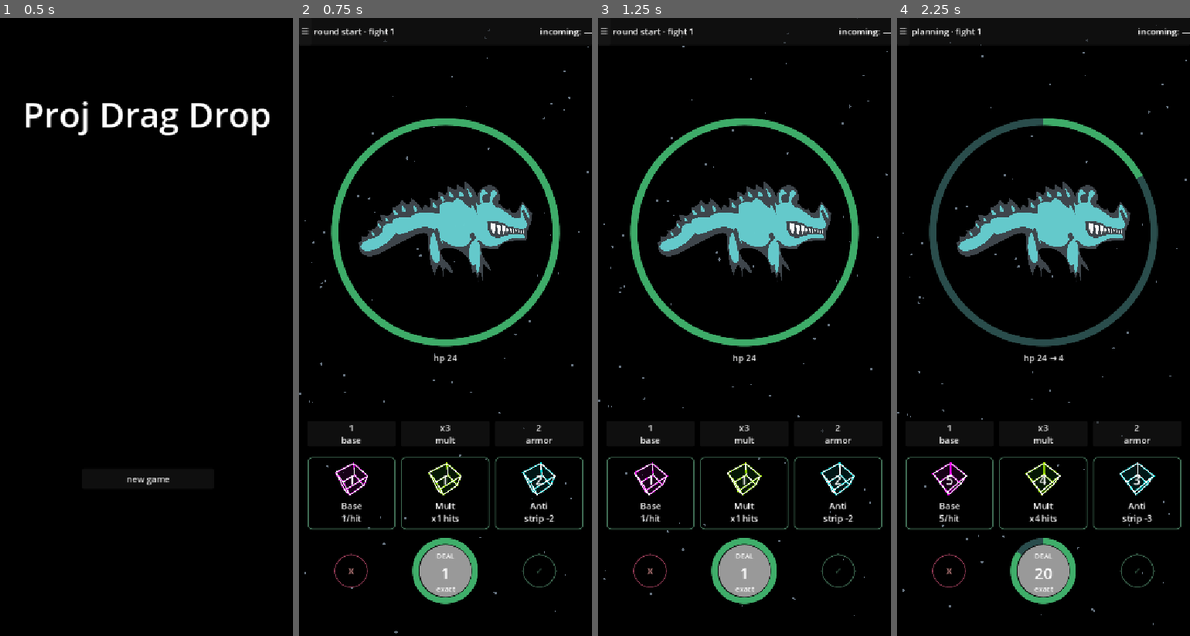
Above: before the commit, frames 1-4 (left to right).
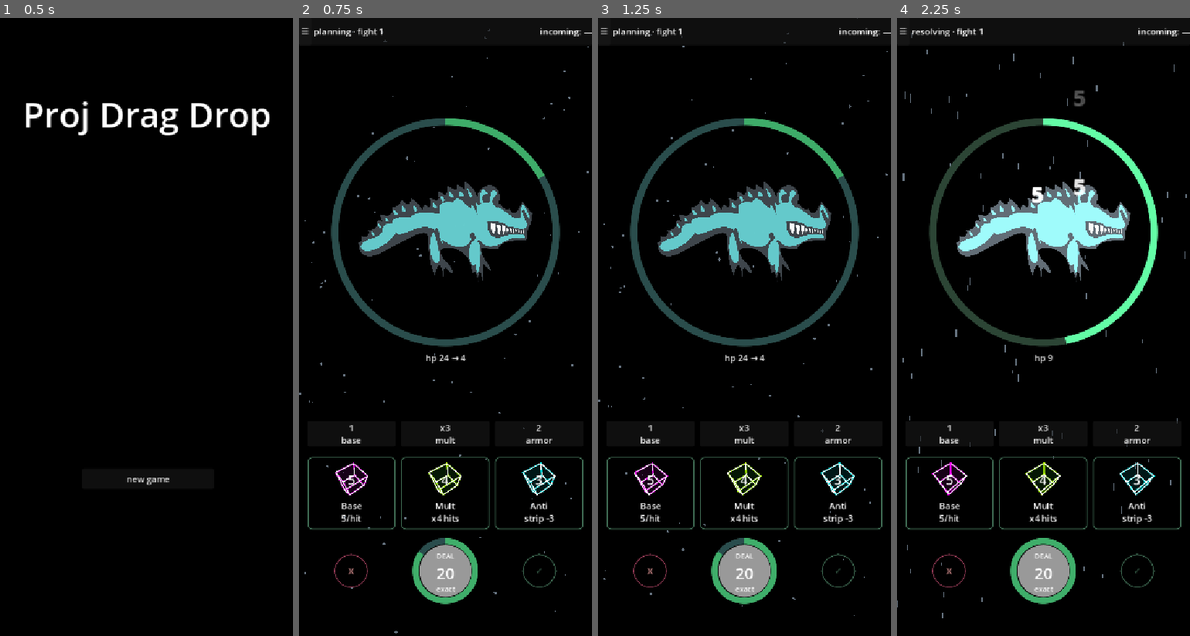
Above: after the commit, the same moments.

Repository: SeeCats/Drag-and-Drop
Game: Godot game, scene res://ui/main_menu/main_menu.tscn
Two runs of this game, one before a commit and one after it. Both use one fixed random seed, a clock stepped at 60 frames per second and the inputs below.
Inputs:
- Up to frame 1 (0.5 s): no input
- Up to frame 2 (0.75 s): click "new game" at 0.5 s
- Up to frame 3 (1.25 s): no input
- Up to frame 4 (2.25 s): click "✓" at 1.25 s; click "☰" at 2 s

Frame 1 is identical in both runs. In frame 2, 2.9% of the frame differs, in the area x 5-90%, y 1-91%; in frame 3, 3.0%; in frame 4, 6.7%, in the area x 0-99%, y 1-99%.

Commit message:
swap animation added

Diff:
--- a/Globals/combat_state.gd
+++ b/Globals/combat_state.gd
@@ -20,6 +20,9 @@
 # Resolved outcome for the in-progress turn (from compute_outcome): {player:{...}, monster:{...}}.
 var _outcome : Dictionary = {}
 
+# Pause on entering each state — the FSM's pacing tempo (per-hit pacing is attack_stagger).
+var beat : float = 0.1
+
 var current_state : State = State.INITIAL:
 	set(new_state):
 		if new_state == current_state:
@@ -32,26 +35,18 @@
 		_enter_state(new_state)
 		state_entered.emit(new_state)
 
-func _ready() -> void:
-	# AD HOC: the FSM is now kicked by combat_ui.gd each time combat loads (see
-	# start()), so it restarts correctly after a loss instead of staying stuck.
-	# TODO: proper scene-start / run-reset flow.
-	pass
-
-
 # --- Public API ---
 
 func transition_to(new_state: State) -> void:
-	# Optional: add validation, logging, delays
 	current_state = new_state
 
-# Called by UI when player clicks "end turn"
+# Called by the controller when the player commits their turn.
 func end_player_turn() -> void:
 	if current_state == State.PLAYER_PLANNING:
 		transition_to(State.TURN_RESOLVING)
 
-# AD HOC: called by combat_ui.gd whenever the combat scene loads. Resets the
-# persisted autoload FSM (e.g. stuck in LOSE after a defeat) and starts a fresh
+# AD HOC: called by combat_rework.gd on combat load AND per gauntlet fight. Resets
+# the persisted autoload FSM (e.g. stuck in LOSE after a defeat) and starts a fresh
 # round. TODO: replace with a thorough scene-start / run-reset flow.
 func start() -> void:
 	current_state = State.INITIAL   # force-exit whatever we were stuck in
@@ -90,7 +85,7 @@
 func _on_round_start() -> void:
 	# Iterate every node in the "round_participants" group in priority order
 	# and call round_start() on each. Lower priority runs first.
-	await get_tree().create_timer(1).timeout
+	await get_tree().create_timer(beat).timeout
 	var participants = get_tree().get_nodes_in_group("round_participants")
 	participants.sort_custom(func(a, b): return a.round_start_priority < b.round_start_priority)
 	for p in participants:
@@ -103,13 +98,13 @@
 	# Resolve the whole turn once, pure: anti is folded into compute_outcome (no more
 	# mutating anti_operator). Player roll = controller's committed current_roll_list;
 	# monster roll = its current pattern, written into current_monster_roll_list at round start.
-	await get_tree().create_timer(1).timeout
+	await get_tree().create_timer(beat).timeout
 	_outcome = CurrentRoll.compute_outcome(CurrentRoll.current_roll_list, CurrentRoll.current_monster_roll_list)
 	_advance(State.PLAYER_ATTACK)
 
 
 func _on_player_attack() -> void:
-	await get_tree().create_timer(1).timeout
+	await get_tree().create_timer(beat).timeout
 	CurrentRoll.player_damage = _outcome.player.per_hit      # published for the damage-number zone
 	CurrentRoll.player_blocked = _outcome.player.blocked
 	await _apply_attack(Combatants.monster, _outcome.player, GlobalSignal.player_attacked, GlobalSignal.player_missed)
@@ -117,7 +112,7 @@
 
 
 func _on_monster_attack() -> void:
-	await get_tree().create_timer(1).timeout
+	await get_tree().create_timer(beat).timeout
 	CurrentRoll.monster_damage = _outcome.monster.per_hit    # published for the damage-number zone
 	CurrentRoll.monster_blocked = _outcome.monster.blocked
 	await _apply_attack(Combatants.player, _outcome.monster, GlobalSignal.monster_attacked, GlobalSignal.monster_missed)
@@ -159,13 +154,11 @@
 		await get_tree().create_timer(CurrentRoll.attack_stagger).timeout
 
 
-func _on_win() ->void:
-	# Terminal for now: the rework loop lands here and stops (phase shows "victory").
-	# Gauntlet respawn + run flow (advance Encounter, respawn the monster, restart) is
-	# the next step of #2; the old monster_spawner path crashed in the rework scene.
-	await get_tree().create_timer(1).timeout
+# Minimal beat only — the gauntlet respawn is controller-owned (combat_rework._on_victory,
+# fired deferred off state_changed), so the FSM does no scene work here.
+func _on_win() -> void:
+	await get_tree().create_timer(beat).timeout
 
-func _on_lose() ->void:
-	# Terminal for now: lands here and stops (phase shows "defeat"). Retreat / run-reset
-	# flow is a later step.
-	await get_tree().create_timer(1).timeout
+# Terminal: lands here and stops (phase shows "defeat"). Retreat / run-reset is a later step.
+func _on_lose() -> void:
+	await get_tree().create_timer(beat).timeout
--- a/Globals/current_roll.gd
+++ b/Globals/current_roll.gd
@@ -1,58 +1,24 @@
 extends Rollables
 
-var base : int =1:
-	set(new_value):
-		base = new_value
-		current_roll_list[0] = new_value
+# Shared roll data + the pure resolver. Owners publish here: the controller writes
+# current_roll_list on commit, monster.update_roll writes current_monster_roll_list.
 
-var mult : int=2:
-	set(new_value):
-		mult = new_value
-		current_roll_list[1] = new_value
+# [base, mult, anti, anti_type] — the committed player roll / this round's monster roll.
+var current_roll_list = [1, 2, 3, 0]
+var current_monster_roll_list = [3, 3, 1, 0]
+# Anti floors per factor (base/mult floor at 1, anti strips to 0).
+var current_min_list = [1, 1, 0, 0]
+var current_monster_min_list = [1, 1, 0, 0]
+var next_pattern: Pattern   # upcoming round's pattern (lookahead hook, #11)
 
-var anti : int =3:
-	set(new_value):
-		anti = new_value
-		current_roll_list[2] = new_value
-
-var anti_type : int =0:
-	set(new_value):
-		anti_type = new_value
-		current_roll_list[3] = new_value
-
-var current_roll_list = [base, mult, anti, anti_type]
-var action_index_list : Array[int]
-#base mult anti
-var current_min_list = [1,1,0,0]
-# base, mult, anti, anti_type
-var current_monster_roll_list = [3, 3 , 1, 0]
-var current_monster_min_list = [1, 1, 0, 0]
-var next_pattern: Pattern   # upcoming round's pattern (lookahead)
-
-var player_damage :int
+# Per-hit + block amounts published by the FSM right before each attack, read by the
+# damage-number zone.
+var player_damage : int
 var monster_damage : int
-var player_blocked : int    # base reduction this attack — for the damage-number "Blocked" pop
+var player_blocked : int
 var monster_blocked : int
 
-var initial_roll : Array[int]
-var initial_monster_roll : Array[int]
-
 var attack_stagger : float = 0.3  # delay between each hit/miss pop (read by combat_state._apply_attack)
-
-var is_player_winning : String = "Proj Drag Drop"
-
-
-func _ready() -> void:
-	pass
-
-
-func _exit_tree() -> void:
-	pass
-
-
-func round_end():
-	await get_tree().create_timer(1).timeout
-	CombatState.transition_to(CombatState.State.ROUND_START)
 
 
 # --- Resolver --------------------------------------------------------------
--- a/Globals/encounter.gd
+++ b/Globals/encounter.gd
@@ -1,23 +1,21 @@
 extends Node
 
 # "Next monster" selector (autoload "Encounter"). Run logic sets current_monster_order;
-# the rework spawner reads next_monster (a MonsterResource) and feeds it to a Monster node.
-# Loosely typed on purpose so the legacy PackedScene spawner doesn't fail to compile.
+# the spawner reads next_monster (a MonsterResource) and feeds it to a Monster node.
 
-
-var slime = preload("res://character/monster/slime/slime.tres")
-var ghost = preload("res://character/monster/ghost/ghost.tres")
-var alien = preload("res://character/monster/alien/alien.tres")
-var alligator = preload("res://character/monster/alligator/alligator.tres")
+var slime : MonsterResource = preload("res://character/monster/slime/slime.tres")
+var ghost : MonsterResource = preload("res://character/monster/ghost/ghost.tres")
+var alien : MonsterResource = preload("res://character/monster/alien/alien.tres")
+var alligator : MonsterResource = preload("res://character/monster/alligator/alligator.tres")
 
 var current_monster_order : int
-var monster_list = [
+var monster_list : Array[MonsterResource] = [
 	alligator,
 	ghost,
 	alien,
 	slime,
 ]
 
-var next_monster:
+var next_monster : MonsterResource:
 	get:
 		return monster_list[current_monster_order % monster_list.size()]
--- a/Globals/globalsignal.gd
+++ b/Globals/globalsignal.gd
@@ -1,36 +1,16 @@
 extends Node
 
+# Global signal bus. The four attack/miss signals are emitted per hit/miss by
+# combat_state._apply_attack for juice only (SFX, damage numbers) — damage is
+# applied directly to Hp, never via these.
 
 @warning_ignore("unused_signal")
-signal turn_ended
-@warning_ignore("unused_signal")
-signal turn_started
-@warning_ignore("unused_signal")
-signal round_started
-@warning_ignore("unused_signal")
-signal round_ended
-@warning_ignore("unused_signal")
 signal updated_roll
-@warning_ignore("unused_signal")
-signal rotated
 @warning_ignore("unused_signal")
 signal player_attacked
 @warning_ignore("unused_signal")
 signal monster_attacked
 @warning_ignore("unused_signal")
-signal player_attack_finished
-@warning_ignore("unused_signal")
 signal player_missed
 @warning_ignore("unused_signal")
 signal monster_missed
-@warning_ignore("unused_signal")
-signal monster_atack_finished
-@warning_ignore("unused_signal")
-signal swap_started(dice: Dice)
-
-@warning_ignore("unused_signal")
-signal announced(announcement: String)
-@warning_ignore("unused_signal")
-signal preview_set(text: String)    # hover hypothetical readout
-@warning_ignore("unused_signal")
-signal preview_clear                # revert preview to committed arrangement
--- a/character/character.gd
+++ b/character/character.gd
@@ -1,32 +1,20 @@
 extends Rollables
 class_name Character
 
+# Base combatant: an Hp ref + round_participants membership so the FSM can
+# round_start() it and read its HP through Combatants.
+
 @export var hp : Hp
 @export var round_start_priority : int = 100
-var alive : bool
 
 
-# Called when the node enters the scene tree for the first time.
 func _ready() -> void:
-	CombatState.state_entered.connect(_on_state_entered)
 	add_to_group("round_participants")
-	pass # Replace with function body.
 
 
-# Called every frame. 'delta' is the elapsed time since the previous frame.
-func _process(_delta: float) -> void:
-	pass
+func _exit_tree() -> void:
+	pass  # subclasses super() this before their own cleanup
 
-func _exit_tree() -> void:
-	if CombatState.state_entered.is_connected(_on_state_entered):
-		CombatState.state_entered.disconnect(_on_state_entered)
-
-func _on_state_entered(_state):
-	pass  # subclasses override (e.g., monster handles MONSTER_ATTACK)
 
 func round_start():
-	pass
-
-func die():
-	alive = false
-	pass
+	pass  # subclasses override (e.g., monster advances its pattern)
--- a/character/monster/monster.gd
+++ b/character/monster/monster.gd
@@ -2,17 +2,16 @@
 class_name Monster
 
 @export var monster_name : String = "Slime"
-@export var data : MonsterResource   # when set, overrides the fields below (rework path); null = legacy
+@export var data : MonsterResource   # static authored data; the spawner sets it before add_child
 var current_round : int:
 	set(new_value):
 		current_round = new_value
 		current_pattern = pattern_list[current_round % pattern_list.size()]
 @export var pattern_list : Array[Pattern]
 var current_pattern : Pattern
-@onready var current_roll = get_node_or_null("VBar/CurrentRoll")   # legacy roll display; absent in the lean rework Monster
 
 
-
+# Registers with Combatants, loads the resource data, and publishes round 1's roll.
 func _ready() -> void:
 	super()
 	Combatants.monster = self
@@ -20,18 +19,6 @@
 	hp.label.set("monster_name", monster_name)   # name shows on this monster's HP bar only
 	current_pattern = pattern_list[current_round]
 	update_roll()
-	if current_roll:
-		current_roll.update_text()
-	# Legacy self-applies damage + announces via these signals; the rework monster (data
-	# set) lets the FSM resolve and apply to Combatants HP, so the lean one skips them
-	# (otherwise it'd double-apply with _apply_attack).
-	if not data:
-		GlobalSignal.player_attacked.connect(monster_hit)
-		GlobalSignal.monster_atack_finished.connect(_announce_attack)
-
-# Called every frame. 'delta' is the elapsed time since the previous frame.
-func _process(_delta: float) -> void:
-	pass
 
 
 # Clears the registry ref on free, guarded so a respawn's new monster isn't clobbered.
@@ -41,8 +28,8 @@
 		Combatants.monster = null
 
 
-# Pulls static fields from the MonsterResource when one is assigned (rework path).
-# Legacy scenes leave `data` null and keep their baked @export fields.
+# Pulls static fields from the MonsterResource when one is assigned; null keeps the
+# @export defaults (e.g. a Monster.tscn instanced raw in the editor).
 func _load_data() -> void:
 	if not data:
 		return
@@ -52,11 +39,14 @@
 		hp.max_hp = data.max_hp
 		hp.current_hp = data.max_hp
 
+
 func round_start():
 	super()
 	update_roll()          # round uses the current pattern...
 	current_round += 1     # ...then advance for next round
 
+
+# Publishes this round's roll + the lookahead pattern, then pings the UI.
 func update_roll():
 	CurrentRoll.current_monster_roll_list[RollIndex.BASE] = current_pattern.base
 	CurrentRoll.current_monster_roll_list[RollIndex.MULT] = current_pattern.mult
@@ -64,32 +54,3 @@
 	CurrentRoll.current_monster_roll_list[RollIndex.ANTI_TYPE] = current_pattern.anti_type
 	CurrentRoll.next_pattern = pattern_list[(current_round + 1) % pattern_list.size()]
 	GlobalSignal.updated_roll.emit()
-
-func monster_hit():
-	print("monster_hit: dmg=", CurrentRoll.player_damage, " hp_before=", hp.current_hp)
-	hp.current_hp -= CurrentRoll.player_damage
-	print("  hp_after=", hp.current_hp)
-
-
-
-
-func _announce_attack():
-	print("INITIAL  player: ", CurrentRoll.initial_roll, "  monster: ", CurrentRoll.initial_monster_roll)
-	print("CURRENT  player: ", CurrentRoll.current_roll_list, "  monster: ", CurrentRoll.current_monster_roll_list)
-	print("announce: base=", CurrentRoll.current_monster_roll_list[RollIndex.BASE], " mult=", CurrentRoll.current_monster_roll_list[RollIndex.MULT])
-
-	var base_string = get_reduced_roll(RollIndex.BASE)
-	var mult_string = get_reduced_roll(RollIndex.MULT)
-	var announcement = "%s took %s x %s damage" % [monster_name, base_string, mult_string]
-	print(announcement)
-	GlobalSignal.announced.emit(announcement)
-
-
-func get_reduced_roll(index:Constants.RollIndex):
-	var reduced_roll : String = ""
-	if CurrentRoll.current_roll_list[index] == CurrentRoll.initial_roll[index]:
-		reduced_roll = str(CurrentRoll.current_roll_list[index])
-	else:
-		var reduced_ammount = CurrentRoll.initial_roll[index] - CurrentRoll.current_roll_list[index]
-		reduced_roll = "(%d - %d)" % [CurrentRoll.initial_roll[index], reduced_ammount]
-	return reduced_roll
--- a/character/monster/slime/slime.tres
+++ b/character/monster/slime/slime.tres
@@ -2,17 +2,14 @@
 
 [ext_resource type="Script" uid="uid://k3dthoavmsp4" path="res://character/monster/monster_resource/monster_resource.gd" id="1_mres"]
 [ext_resource type="Script" uid="uid://c8kxp3x8jkr5q" path="res://character/monster/pattern/pattern.gd" id="2_ptn"]
+[ext_resource type="Resource" uid="uid://dxf61klyp1cp" path="res://character/monster/slime/slime_pattern1.tres" id="3_p1"]
 [ext_resource type="Resource" uid="uid://k8e2s6vd017f" path="res://character/monster/slime/slime_patternb.tres" id="4_pb"]
 [ext_resource type="Resource" uid="uid://csklla27ja7el" path="res://character/monster/slime/slime_pattern2.tres" id="5_p2"]
 [ext_resource type="Resource" uid="uid://ccvql6ovo0s7j" path="res://character/monster/slime/slime_pattern3.tres" id="6_p3"]
 [ext_resource type="Texture2D" uid="uid://bkesy1modryic" path="res://assets/icon/edurs34-minecraft-8036149.png" id="7_brq6d"]
 [ext_resource type="Resource" uid="uid://diw3oeyqf4hoq" path="res://character/monster/slime/slime_pattern4.tres" id="7_p4"]
 
-[sub_resource type="Resource" id="Resource_auq4g"]
-script = ExtResource("2_ptn")
-metadata/_custom_type_script = "uid://c8kxp3x8jkr5q"
-
 [resource]
 script = ExtResource("1_mres")
 texture = ExtResource("7_brq6d")
-pattern_list = Array[ExtResource("2_ptn")]([SubResource("Resource_auq4g"), ExtResource("4_pb"), ExtResource("5_p2"), ExtResource("6_p3"), ExtResource("7_p4")])
+pattern_list = Array[ExtResource("2_ptn")]([ExtResource("3_p1"), ExtResource("4_pb"), ExtResource("5_p2"), ExtResource("6_p3"), ExtResource("7_p4")])
--- a/character/monster/slime/slime_pattern1.tres
+++ b/character/monster/slime/slime_pattern1.tres
@@ -4,6 +4,6 @@
 
 [resource]
 script = ExtResource("1_yb8i4")
-base = 5
+base = 4
 mult = 3
 metadata/_custom_type_script = "uid://c8kxp3x8jkr5q"
--- a/combat/combat_rework.gd
+++ b/combat/combat_rework.gd
@@ -272,10 +272,10 @@
 	bg.add_child(Starfield.new())
 
 
-# On WIN: after a beat, advance the gauntlet and start the next fight (player + HP persist).
+# On WIN: advance the gauntlet and start the next fight (player + HP persist). Already
+# deferred out of the FSM transition by the call_deferred, so no extra wait needed.
 # Last monster cleared → stay on the victory screen (run-complete flow is a later step).
 func _on_victory() -> void:
-	await get_tree().create_timer(1.0).timeout
 	if Encounter.current_monster_order >= Encounter.monster_list.size() - 1:
 		RunLog.end_run("cleared")   # last monster down — run logged
 		return
--- a/combat/damage_number/damage_number_rich_text_label.tscn
+++ b/combat/damage_number/damage_number_rich_text_label.tscn
@@ -1,10 +1,6 @@
 [gd_scene format=3 uid="uid://csqkckvs7iwb7"]
 
 [ext_resource type="Script" uid="uid://fml4d6bbqqsk" path="res://combat/damage_number/damage_number_label.gd" id="1_b6nsf"]
-[ext_resource type="Script" uid="uid://baj1dn1eivrap" path="res://combat/damage_number/halo_effect.gd" id="2_halo"]
-
-[sub_resource type="RichTextEffect" id="HaloEffect_1"]
-script = ExtResource("2_halo")
 
 [node name="DamageNumberLabel" type="RichTextLabel" unique_id=1607587097]
 offset_left = -11.0
@@ -19,5 +15,4 @@
 theme_override_font_sizes/italics_font_size = 40
 theme_override_font_sizes/mono_font_size = 40
 bbcode_enabled = true
-custom_effects = [SubResource("HaloEffect_1")]
 script = ExtResource("1_b6nsf")
--- a/combat/damage_number/damage_number_zone.gd
+++ b/combat/damage_number/damage_number_zone.gd
@@ -6,10 +6,6 @@
 
 @onready var rect: Control = self
 @onready var damage_number: DamageNumberLabel = $DamageNumberLabel
-
-var drag_start_pos : Vector2
-var drag_end_pos : Vector2
-var is_dragging : bool
 
 func _ready() -> void:
 	damage_number.hide()  # template stays hidden; we pop duplicates
--- a/combat/damage_number/halo_effect.gd
+++ /dev/null
@@ -1,21 +0,0 @@
-extends RichTextEffect
-class_name HaloEffect
-
-# Usage: [halo]text[/halo]
-# Tag params (all optional, fall back to exports):
-#   brightness=1.5  — RGB multiplier (>1 blooms brighter)
-#   outline=0.3     — pulse minimum alpha (0..1)
-
-var bbcode = "halo"
-
-@export var halo_color: Color = Color(1.0, 0.8, 0.2, 1.0)
-@export var pulse_speed: float = 3.0
-@export var pulse_min_alpha: float = 0.3
-
-func _process_custom_fx(char_fx: CharFXTransform) -> bool:
-	if not char_fx.outline:
-		return true  # leave fill text alone
-
-	# DEBUG: confirm outline pass fires and color takes effect
-	char_fx.color = Color.RED
-	return true
--- a/combat/dice/cube/cube_2d.gd
+++ b/combat/dice/cube/cube_2d.gd
@@ -87,7 +87,6 @@
 @export var focal_length : float = 450
 
 func _ready() -> void:
-	print("Rotation speed ",rotation_period)
 	_rebuild_layers()
 
 
--- a/combat/dice/dice.gd
+++ b/combat/dice/dice.gd
@@ -13,7 +13,6 @@
 		current_roll = clamp(new_value, min_roll, max_roll)
 		if label:
 			label.text = str(current_roll)
-@export var texture : Texture
 @export var element : Rollables.Element :
 	set(value):
 		element = value
@@ -21,13 +20,19 @@
 @export var fit_to_control : bool = true   # size the cube to this Control's rect (rework slots); off keeps old UI dice unchanged
 
 
+# Grab/release state. On grab: go top_level and snap to the cursor in the same frame
+# (top_level reinterprets position as global, so without the snap the die spends one
+# frame at a bogus spot), reset the halo pulse, and mask the face with "?".
 var swapping : bool:
 	set(new_value):
 		swapping = new_value
 		top_level = new_value
 		cube.rotation_axis = Vector3(1, 1, -1)
-		if !swapping:
-			top_level = false
+		if swapping:
+			global_position = get_global_mouse_position() - size / 2
+			swap_time = 0.0
+			fake_roll()
+		else:
 			label.text = str(current_roll)
 			cube.halo_width = initial_halo_width
 			cube.rotation_axis = Vector3(1, 1, 1)
@@ -52,9 +57,6 @@
 		cube.halo_color = Swatch.NEON_COLOR[element as int]
 
 
-func roll():
-	current_roll = randi_range(min_roll, max_roll)
-
 func fake_roll():
 	label.text = "?"
 
@@ -66,8 +68,6 @@
 	if fit_to_control:
 		cube.fit_to(min(size.x, size.y))   # cube tracks the slot size
 	if swapping:
-		print("_process sees swapping=true, global_position=", global_position)
 		cube.halo_width = initial_halo_width * (1 + 1 * sin(TAU * swap_time / swap_interval))
 		swap_time += delta
-		global_position = get_global_mouse_position() - size/2
-		fake_roll()
+		global_position = get_global_mouse_position() - size / 2
--- a/combat/dice/dice.tscn
+++ b/combat/dice/dice.tscn
@@ -1,7 +1,6 @@
 [gd_scene format=3 uid="uid://ch4nevd614kw4"]
 
 [ext_resource type="Script" uid="uid://cutfn74hkvfds" path="res://combat/dice/dice.gd" id="1_ypqjo"]
-[ext_resource type="Texture2D" uid="uid://c31dpwktjois0" path="res://assets/icon/path1.png" id="2_bshgf"]
 [ext_resource type="PackedScene" uid="uid://b2dcube2dprac" path="res://combat/dice/cube/cube_2d.tscn" id="3_11kgc"]
 
 [node name="Dice" type="Control" unique_id=1860795333]
@@ -13,7 +12,6 @@
 mouse_filter = 2
 script = ExtResource("1_ypqjo")
 current_roll = 4
-texture = ExtResource("2_bshgf")
 
 [node name="Cube2d" parent="." unique_id=1690143672 instance=ExtResource("3_11kgc")]
 position = Vector2(20, 24.5)
@@ -34,8 +32,3 @@
 text = "4"
 horizontal_alignment = 1
 vertical_alignment = 1
-
-[connection signal="tree_entered" from="." to="." method="_on_tree_entered"]
-[connection signal="tree_exited" from="." to="." method="_on_tree_exited"]
-[connection signal="tree_entered" from="Label" to="." method="_on_label_tree_entered"]
-[connection signal="tree_exited" from="Label" to="." method="_on_label_tree_exited"]
--- a/combat/dice_slot/dice_slot.gd
+++ b/combat/dice_slot/dice_slot.gd
@@ -50,6 +50,14 @@
 	_sub = text
 	_refresh_label()
 
+# Shine while a sibling die is being dragged (marks this slot as a drop target).
+# The slot's visible frame is the wrapping Outliner in the combat scene — this scene
+# has no border of its own — so the highlight delegates to the parent.
+func set_highlight(on: bool) -> void:
+	var frame := get_parent() as Outliner
+	if frame:
+		frame.set_highlight(on)
+
 # --- internal ---
 func _refresh_label() -> void:
 	if not slot_label:
--- a/combat/tray_input/tray_input.gd
+++ b/combat/tray_input/tray_input.gd
@@ -51,6 +51,8 @@
 	_grabbed = _hovered_slot()
 	if _grabbed != -1:
 		slots[_grabbed].dice.swapping = true
+		for i in slots.size():
+			slots[i].set_highlight(i != _grabbed)   # shine the two drop targets
 
 # Release: finish a flick (rotate) or a die drag (swap).
 func _release() -> void:
@@ -63,6 +65,8 @@
 		return
 	if _grabbed == -1:
 		return
+	for slot in slots:
+		slot.set_highlight(false)
 	slots[_grabbed].dice.swapping = false
 	var tgt : int = _hovered_slot()
 	if tgt != -1 and tgt != _grabbed:
--- a/combat/widgets/outliner.gd
+++ b/combat/widgets/outliner.gd
@@ -20,8 +20,27 @@
 @export var fill_color : Color = Color(0, 0, 0, 0) :   # transparent — frame only by default
 	set(v): fill_color = v; _restyle()
 
+var _rest_border : Color
+var _hl_tween : Tween
+
 func _ready() -> void:
+	_rest_border = border_color
 	_restyle()
+
+
+# Drop-target shine: pulses the border toward white and back on a loop — same 0.2s
+# rhythm as the grabbed die's halo flicker — snapping to the authored color on clear.
+# (Color lerp, not modulate — the border is dark, so brightening it actually reads.)
+func set_highlight(on: bool) -> void:
+	if _hl_tween and _hl_tween.is_valid():
+		_hl_tween.kill()
+	if not on:
+		border_color = _rest_border   # snap back, like the die's halo on release
+		return
+	var bright := _rest_border.lerp(Color.WHITE, 0.55)
+	_hl_tween = create_tween().set_loops().set_trans(Tween.TRANS_SINE).set_ease(Tween.EASE_IN_OUT)
+	_hl_tween.tween_property(self, "border_color", bright, 0.1)
+	_hl_tween.tween_property(self, "border_color", _rest_border, 0.1)
 
 func _restyle() -> void:
 	var sb := StyleBoxFlat.new()
--- a/ui/main_menu/button.gd
+++ b/ui/main_menu/button.gd
@@ -1,16 +1,6 @@
 extends Button
 
-
-# Called when the node enters the scene tree for the first time.
-func _ready() -> void:
-	pass # Replace with function body.
-
-
-# Called every frame. 'delta' is the elapsed time since the previous frame.
-func _process(_delta: float) -> void:
-	pass
-
+# Play button — loads the combat scene.
 
 func _on_button_up() -> void:
 	get_tree().change_scene_to_file("res://combat/CombatRework.tscn")
-	pass # Replace with function body.
--- a/ui/main_menu/label.gd
+++ b/ui/main_menu/label.gd
@@ -1,7 +1,8 @@
 extends Label
 
+# Title label — sets the menu title text.
 
-# Called when the node enters the scene tree for the first time.
+const TITLE := "Proj Drag Drop"
+
 func _ready() -> void:
-	text = CurrentRoll.is_player_winning
-	pass # Replace with function body.
+	text = TITLE
Not shown, removed: combat/damage_number/halo_effect.gd.uid
Not shown, changed: CLAUDE.md
Not shown, changed: HISTORY.md
